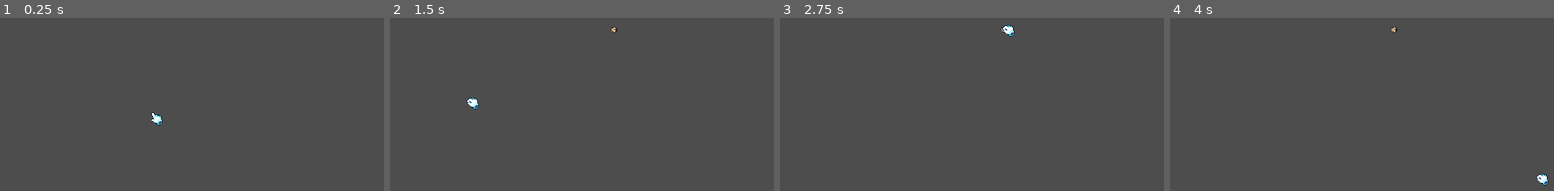
Above: before the commit, frames 1-4 (left to right).
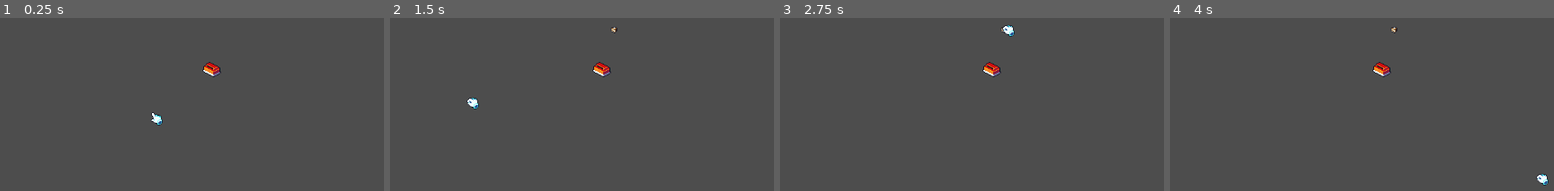
Above: after the commit, the same moments.

Repository: ChewieCB/LunasStory
Game: Godot game, scene res://src/stages/main/MainStage.tscn
Same seed, same stepped clock (60 frames per second), same inputs: the game is played once before the commit and once after it.
Inputs (mouse positions are in pixels of both pictures, inside the frame that each line leads up to):
- Up to frame 1 (0.25 s): no input
- Up to frame 2 (1.5 s): tap Enter at 0.5 s; drag from (547, 120) to (616, 30) at 0.52 s; drag from (401, 139) to (612, 30) at 1.27 s
- Up to frame 3 (2.75 s): tap Space at 2 s; move the mouse to (1006, 30) at 2.02 s; press the mouse at (1006, 30) at 2.03 s
- Up to frame 4 (4 s): release the mouse at (1396, 30) at 2.75 s; tap Enter at 2.75 s; drag from (outside the picture) to (1392, 30) at 2.77 s; tap Space at 3.5 s; move the mouse to (1542, 180) at 3.52 s; press the mouse at (1542, 180) at 3.53 s

The runs differ from the first frame. In frame 1, 0.3% of the frame differs, in the area x 52-58%, y 25-35%; in frame 2, 0.3%; in frame 3, 0.3%; in frame 4, 0.3%.

Commit message:
Added tool assets

Diff:
--- a/src/entities/hand_cursor/HandCursor.tscn
+++ b/src/entities/hand_cursor/HandCursor.tscn
@@ -50,6 +50,4 @@
 position = Vector2(-6, -9)
 
 [connection signal="body_entered" from="HitboxComponent" to="HitboxComponent" method="_on_body_entered"]
-[connection signal="body_entered" from="HitboxComponent" to="HitboxComponent" method="_on_body_entered"]
 [connection signal="body_exited" from="HitboxComponent" to="HitboxComponent" method="_on_body_exited"]
-[connection signal="body_exited" from="HitboxComponent" to="HitboxComponent" method="_on_body_exited"]
--- a/src/entities/hand_cursor/hitbox_component.gd
+++ b/src/entities/hand_cursor/hitbox_component.gd
@@ -1,13 +1,2 @@
 extends BaseComponent
 class_name HitboxComponent
-
-signal body_entered
-signal body_exited
-
-
-func _on_body_entered(body: Node2D) -> void:
-	emit_signal("body_entered")
-
-
-func _on_body_exited(body: Node2D) -> void:
-	emit_signal("body_exited")
--- /dev/null
+++ b/src/entities/tools/Tool.tscn
@@ -0,0 +1,37 @@
+[gd_scene load_steps=9 format=3 uid="uid://b3vxay7vo5fod"]
+
+[ext_resource type="PackedScene" uid="uid://l82e7lamaemc" path="res://src/components/Selectable/SelectableComponent.tscn" id="1_gg70h"]
+[ext_resource type="Script" path="res://src/entities/tools/tool.gd" id="1_toqp3"]
+[ext_resource type="PackedScene" uid="uid://cojyfxu5j1idb" path="res://src/components/Grabbable/GrabbableComponent.tscn" id="2_ncw25"]
+[ext_resource type="Texture2D" uid="uid://dmfheynsjdgj7" path="res://src/entities/tools/assets/brush_normal.png" id="2_osrbq"]
+[ext_resource type="Texture2D" uid="uid://cms2w0631rpt4" path="res://src/entities/tools/assets/brush_hover.png" id="3_53mbn"]
+[ext_resource type="PackedScene" uid="uid://b6irvllg6u58o" path="res://src/components/MouseFollow/MouseFollowComponent.tscn" id="5_xjewd"]
+
+[sub_resource type="CircleShape2D" id="CircleShape2D_ejoqk"]
+radius = 16.0
+
+[sub_resource type="CircleShape2D" id="CircleShape2D_xhrw3"]
+radius = 32.0
+
+[node name="Tool" type="Node2D" node_paths=PackedStringArray("selectable_component", "grabbable_component", "follow_component")]
+script = ExtResource("1_toqp3")
+selectable_component = NodePath("SelectableComponent")
+grabbable_component = NodePath("GrabbableComponent")
+follow_component = NodePath("FollowComponent")
+object_texture = ExtResource("2_osrbq")
+hover_texture = ExtResource("3_53mbn")
+
+[node name="Sprite2D" type="Sprite2D" parent="."]
+texture = ExtResource("2_osrbq")
+
+[node name="SelectableComponent" parent="." instance=ExtResource("1_gg70h")]
+
+[node name="CollisionShape2D" type="CollisionShape2D" parent="SelectableComponent"]
+shape = SubResource("CircleShape2D_ejoqk")
+
+[node name="GrabbableComponent" parent="." instance=ExtResource("2_ncw25")]
+
+[node name="CollisionShape2D" type="CollisionShape2D" parent="GrabbableComponent"]
+shape = SubResource("CircleShape2D_xhrw3")
+
+[node name="FollowComponent" parent="." instance=ExtResource("5_xjewd")]
--- /dev/null
+++ b/src/entities/tools/tool.gd
@@ -0,0 +1,56 @@
+extends Node2D
+
+@export_category("Components")
+@export var selectable_component: SelectableComponent
+@export var grabbable_component: GrabbableComponent
+@export var follow_component: FollowComponent
+@export var follow_target: Node2D
+
+@export_category("Sprites")
+@export var object_texture: Texture
+@export var hover_texture: Texture
+@export var texture_index: int = 1
+
+@onready var sprite: Sprite2D = $Sprite2D
+
+
+func _ready() -> void:
+	add_to_group("tools")
+
+	#sprite.texture = object_texture
+	#texture_index = randi_range(1, 50)
+	#sprite.frame = texture_index
+
+	follow_component.target = follow_target
+
+	selectable_component.hover.connect(toggle_hover_texture)
+	selectable_component.hover.connect(
+		func(state: bool):
+			grabbable_component.enable() if state == true else grabbable_component.disable()
+	)
+	#
+	selectable_component.was_disabled.connect(toggle_hover_texture.bind(false))
+
+	grabbable_component.pickup.connect(follow_component.enable)
+	grabbable_component.pickup.connect(selectable_component.disable)
+	grabbable_component.pickup.connect(_handle_item.bind(true))
+	#
+	grabbable_component.drop.connect(follow_component.disable)
+	grabbable_component.drop.connect(selectable_component.enable)
+	grabbable_component.drop.connect(_handle_item.bind(false))
+
+
+func _physics_process(delta: float) -> void:
+	if follow_component.is_enabled():
+		global_position = follow_component.follow_global_position
+
+
+func toggle_hover_texture(state: bool):
+	if state == true:
+		sprite.texture = hover_texture
+	else:
+		sprite.texture = object_texture
+
+
+func _handle_item(state: bool) -> void:
+	emit_signal("item", self, state)
--- a/src/stages/main/MainStage.tscn
+++ b/src/stages/main/MainStage.tscn
@@ -1,13 +1,18 @@
-[gd_scene load_steps=3 format=3 uid="uid://b5vhj0fhn8xuq"]
+[gd_scene load_steps=4 format=3 uid="uid://b5vhj0fhn8xuq"]
 
 [ext_resource type="PackedScene" uid="uid://bux1j4jbk8st2" path="res://src/entities/ingredients/Ingredient.tscn" id="1_em8b6"]
 [ext_resource type="PackedScene" uid="uid://bv4k5a00mi5ry" path="res://src/entities/hand_cursor/HandCursor.tscn" id="1_hggav"]
+[ext_resource type="PackedScene" uid="uid://b3vxay7vo5fod" path="res://src/entities/tools/Tool.tscn" id="3_7xpmx"]
 
 [node name="MainStage" type="Node2D"]
 
 [node name="Ingredient1" parent="." node_paths=PackedStringArray("follow_target") instance=ExtResource("1_em8b6")]
 follow_target = NodePath("../HandCursor")
 
+[node name="Tool" parent="." node_paths=PackedStringArray("follow_target") instance=ExtResource("3_7xpmx")]
+position = Vector2(88, -80)
+follow_target = NodePath("../HandCursor")
+
 [node name="Camera2D" type="Camera2D" parent="."]
 
 [node name="HandCursor" parent="." instance=ExtResource("1_hggav")]
Binary file added: src/entities/tools/assets/brush_disabled.png
Not shown, added: src/entities/tools/assets/brush_disabled.png.import
Binary file added: src/entities/tools/assets/brush_disabled_hover.png
Not shown, added: src/entities/tools/assets/brush_disabled_hover.png.import
Binary file added: src/entities/tools/assets/brush_hover.png
Not shown, added: src/entities/tools/assets/brush_hover.png.import
Binary file added: src/entities/tools/assets/brush_normal.png
Not shown, added: src/entities/tools/assets/brush_normal.png.import
Binary file added: src/entities/tools/assets/sponge_disabled.png
Not shown, added: src/entities/tools/assets/sponge_disabled.png.import
Binary file added: src/entities/tools/assets/sponge_disabled_hover.png
Not shown, added: src/entities/tools/assets/sponge_disabled_hover.png.import
(and 14 more such lines)
